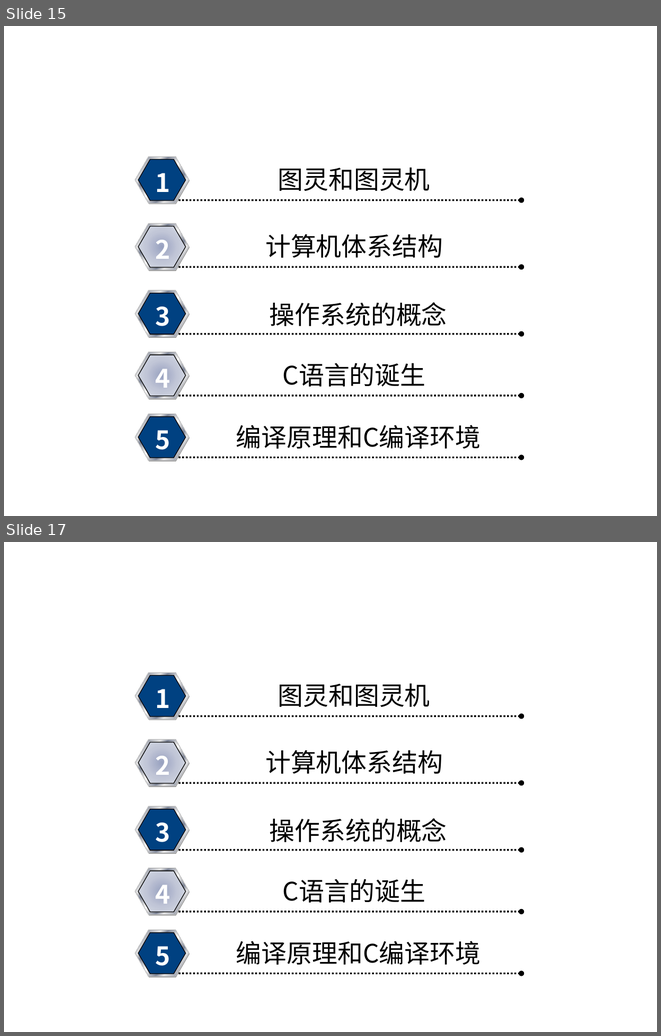
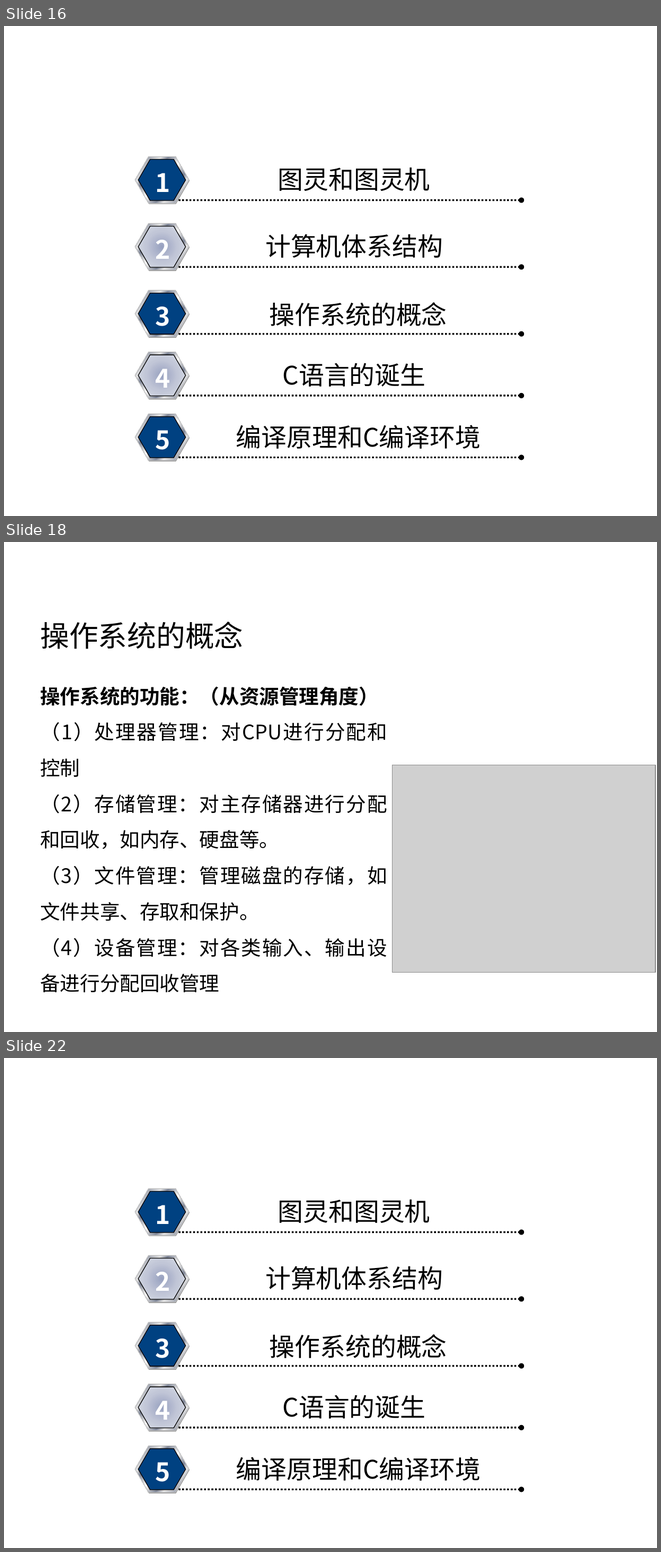
Before and after one commit to rshouc/Advanced-Programming-2018-Autumn, a slide deck: Slides/1 计算导论1.pptx. Shown one above the other, each under a label of ours: slides 15 and 17 before the commit, slides 16, 18 and 22 after it; the slides between them are not shown. The pictures are 661x1036 and 661x1552 pixels, drawn with LibreOffice and Linux fonts; fonts in the diff are those of the drawing; grey boxes stand for pictures; background and template pictures are left out. Boxes give left, top, right and bottom in pixels: in the first picture for what was removed or moved away, otherwise in the second. Text is boxed around its words. In the diff, an @@ line names an element or a change of style, - is before the commit and + after.

```diff
--- a/Slides/1 计算导论1.pptx
+++ b/Slides/1 计算导论1.pptx
@@ slide 18 added at (x1=4, y1=542, x2=657, y2=1032), background picture (left out) @@
@@ text added at (x1=248, y1=550, x2=595, y2=587), 28 pt, text #FFFFFF @@
+高级语言程序设计—计算导论
@@ text added at (x1=40, y1=622, x2=243, y2=649), 32 pt, text #000000 @@
+操作系统的概念
@@ text added at (x1=40, y1=686, x2=387, y2=992), 22 pt, text #000000 @@
+操作系统的功能：（从资源管理角度）
+（1）处理器管理：对CPU进行分配和控制
+（2）存储管理：对主存储器进行分配和回收，如内存、硬盘等。
+（3）文件管理：管理磁盘的存储，如文件共享、存取和保护。
+（4）设备管理：对各类输入、输出设备进行分配回收管理
@@ picture added at (x1=392, y1=765, x2=655, y2=972) @@
@@ what was slide 15 is now slide 16 @@
@@ what was slide 17 is now slide 22 @@
```
Also in this commit, not shown: 11 slides changed, 5 other slides added, 1 slide removed, 4 other files.
